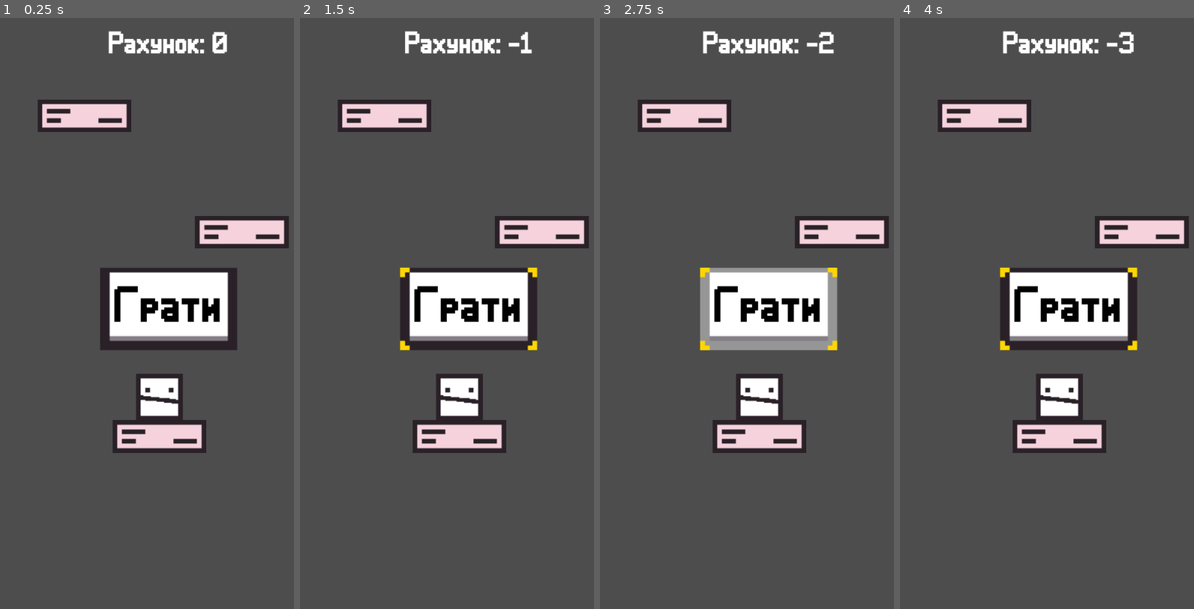
Above: before the commit, frames 1-4 (left to right).
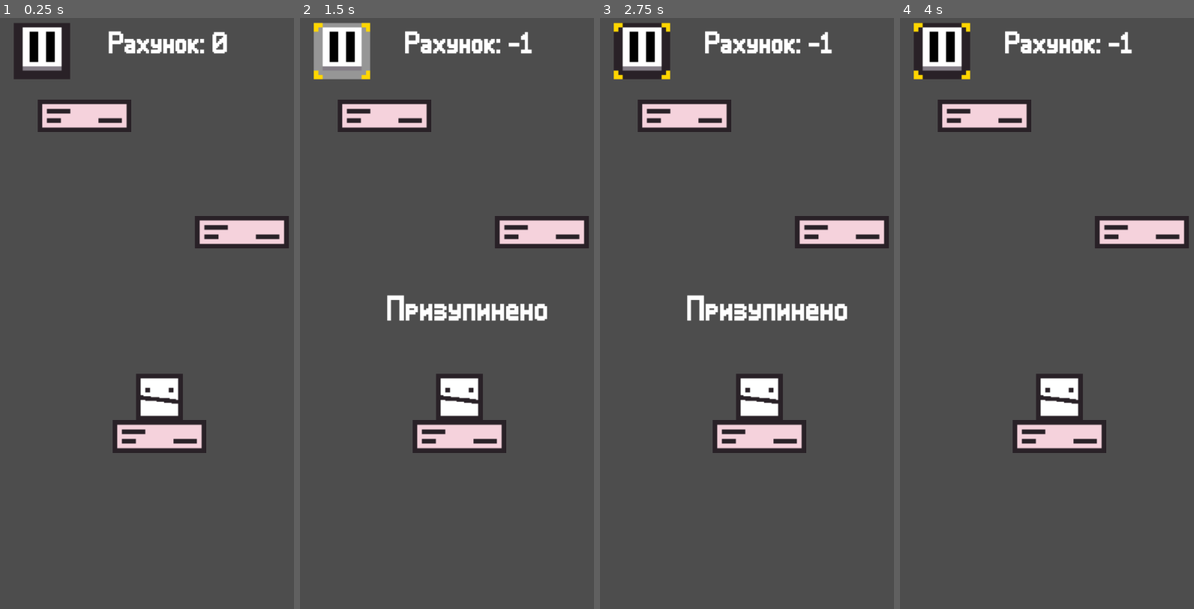
Above: after the commit, the same moments.

Repository: Damglador/PixelJump
Game: Godot game, scene res://scenes/game.tscn
Same seed, same stepped clock (60 frames per second), same inputs: the game is played once before the commit and once after it.
Inputs (mouse positions are in pixels of both pictures, inside the frame that each line leads up to):
- Up to frame 1 (0.25 s): no input
- Up to frame 2 (1.5 s): click (467, 307) at 0.5 s, where only the run before the commit has a clickable "Грати"; click (341, 53) at 1.27 s
- Up to frame 3 (2.75 s): click (767, 307) at 2 s, where only the run before the commit has a clickable "Грати"
- Up to frame 4 (4 s): click (1067, 307) at 2.75 s, where only the run before the commit has a clickable "Грати"; tap Enter at 3.5 s; move the mouse to (1144, 278) at 3.52 s; click (1144, 278) at 3.67 s

The runs differ from the first frame. In frame 1, 8.1% of the frame differs, in the area x 4-81%, y 0-57%; in frame 2, 8.1%; in frame 3, 8.8%, in the area x 4-85%, y 0-57%; in frame 4, 8.7%.

Commit message:
Draw line on drag + pause + smaller default font

Diff:
--- a/src/assets/Default.tres
+++ b/src/assets/Default.tres
@@ -78,7 +78,7 @@
 Button/constants/h_separation = 4
 Button/constants/icon_max_width = 0
 Button/constants/outline_size = 0
-Button/font_sizes/font_size = 50
+Button/font_sizes/font_size = 35
 Button/fonts/font = ExtResource("1_nmhd5")
 Button/styles/disabled = SubResource("StyleBoxTexture_awpbh")
 Button/styles/focus = SubResource("StyleBoxTexture_6nmsk")
--- a/src/scenes/hud.tscn
+++ b/src/scenes/hud.tscn
@@ -1,14 +1,55 @@
-[gd_scene load_steps=2 format=3 uid="uid://bmky7p1mgp2in"]
+[gd_scene load_steps=10 format=3 uid="uid://bmky7p1mgp2in"]
 
 [ext_resource type="Theme" uid="uid://mqftlux1003g" path="res://assets/Default.tres" id="1_ahhtf"]
+[ext_resource type="Script" uid="uid://df2h0vl2assea" path="res://scripts/hud.gd" id="1_oo0fn"]
+[ext_resource type="Texture2D" uid="uid://dojuxe1vlc1y5" path="res://assets/UI.png" id="3_5ysmq"]
+[ext_resource type="FontFile" uid="uid://d2c2fv40ebrtm" path="res://assets/SomePixelWeirdFont.ttf" id="4_6fi6k"]
+
+[sub_resource type="StyleBoxTexture" id="StyleBoxTexture_6fi6k"]
+texture = ExtResource("3_5ysmq")
+expand_margin_left = 5.0
+expand_margin_top = 5.0
+expand_margin_right = 5.0
+expand_margin_bottom = 5.0
+region_rect = Rect2(0, 225, 65, 65)
+
+[sub_resource type="StyleBoxTexture" id="StyleBoxTexture_uo2fv"]
+texture = ExtResource("3_5ysmq")
+region_rect = Rect2(75, 225, 65, 65)
+
+[sub_resource type="StyleBoxTexture" id="StyleBoxTexture_047uy"]
+texture = ExtResource("3_5ysmq")
+expand_margin_left = 5.0
+expand_margin_top = 5.0
+expand_margin_right = 5.0
+expand_margin_bottom = 5.0
+region_rect = Rect2(0, 300, 65, 65)
+
+[sub_resource type="StyleBoxTexture" id="StyleBoxTexture_5pdws"]
+texture = ExtResource("3_5ysmq")
+expand_margin_left = 5.0
+expand_margin_top = 5.0
+expand_margin_right = 5.0
+expand_margin_bottom = 5.0
+region_rect = Rect2(75, 375, 65, 65)
+
+[sub_resource type="StyleBoxTexture" id="StyleBoxTexture_hd3ao"]
+texture = ExtResource("3_5ysmq")
+expand_margin_left = 5.0
+expand_margin_top = 5.0
+expand_margin_right = 5.0
+expand_margin_bottom = 5.0
+region_rect = Rect2(0, 375, 65, 65)
 
 [node name="HUD" type="Control"]
+process_mode = 3
 layout_mode = 3
 anchors_preset = 15
 anchor_right = 1.0
 anchor_bottom = 1.0
 grow_horizontal = 2
 grow_vertical = 2
+script = ExtResource("1_oo0fn")
 
 [node name="CenterContainer" type="CenterContainer" parent="."]
 layout_mode = 0
@@ -18,7 +59,28 @@
 [node name="VBoxContainer" type="VBoxContainer" parent="CenterContainer"]
 layout_mode = 2
 
-[node name="Button" type="Button" parent="CenterContainer/VBoxContainer"]
+[node name="Paused" type="Label" parent="CenterContainer/VBoxContainer"]
+visible = false
+layout_mode = 2
+theme_override_fonts/font = ExtResource("4_6fi6k")
+theme_override_font_sizes/font_size = 35
+text = "Призупинено"
+
+[node name="MarginContainer" type="MarginContainer" parent="."]
+layout_mode = 0
+offset_right = 40.0
+offset_bottom = 40.0
+theme_override_constants/margin_left = 20
+theme_override_constants/margin_top = 20
+
+[node name="Pause" type="Button" parent="MarginContainer"]
+custom_minimum_size = Vector2(50, 50)
 layout_mode = 2
 theme = ExtResource("1_ahhtf")
-text = "Грати"
+theme_override_styles/focus = SubResource("StyleBoxTexture_6fi6k")
+theme_override_styles/disabled = SubResource("StyleBoxTexture_uo2fv")
+theme_override_styles/hover = SubResource("StyleBoxTexture_047uy")
+theme_override_styles/pressed = SubResource("StyleBoxTexture_5pdws")
+theme_override_styles/normal = SubResource("StyleBoxTexture_hd3ao")
+
+[connection signal="pressed" from="MarginContainer/Pause" to="." method="_on_pause_pressed"]
--- /dev/null
+++ b/src/scripts/hud.gd
@@ -0,0 +1,40 @@
+extends Control
+
+
+# Called when the node enters the scene tree for the first time.
+func _ready() -> void:
+	get_tree().paused = false
+	pass # Replace with function body.
+
+
+# Called every frame. 'delta' is the elapsed time since the previous frame.
+func _process(_delta: float) -> void:
+	pass
+
+
+func _on_pause_pressed() -> void:
+	get_tree().paused = !get_tree().paused
+	if get_tree().paused:
+		$CenterContainer/VBoxContainer/Paused.visible = true
+	else:
+		$CenterContainer/VBoxContainer/Paused.visible = false
+	#get_tree().change_scene_to_file("res://scenes/main_menu.tscn")
+	pass # Replace with function body.
+@onready var lineend = Vector2.ZERO
+@onready var linestart = null
+var clr := Color.RED
+func _input(event: InputEvent) -> void:
+	if event is InputEventScreenTouch:
+		if event.is_pressed():
+			linestart = event.get_position()
+		if event.is_released() and linestart != null:
+			lineend = Vector2.ZERO
+			linestart = Vector2.ZERO
+			queue_redraw()
+	if event is InputEventScreenDrag and linestart != null:
+		lineend = event.get_position()
+		queue_redraw()
+
+func _draw() -> void:
+	if linestart != null and lineend != null:
+		draw_line(linestart, lineend, clr)
Not shown, added: src/scripts/hud.gd.uid
